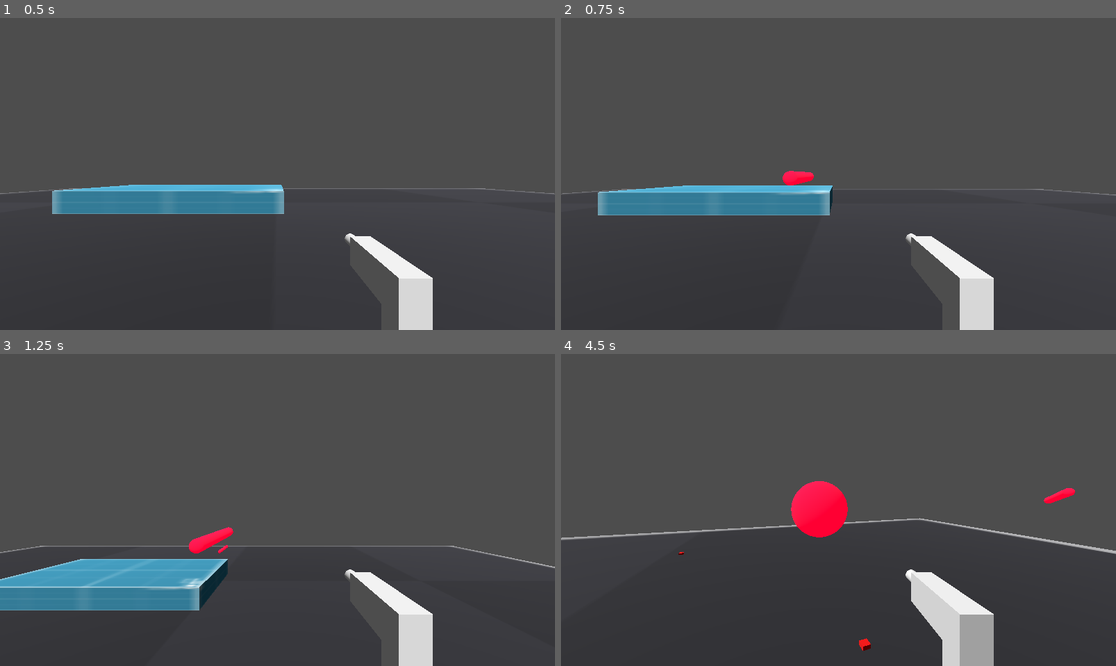
Above: before the commit, frames 1-4 (two rows, left to right).
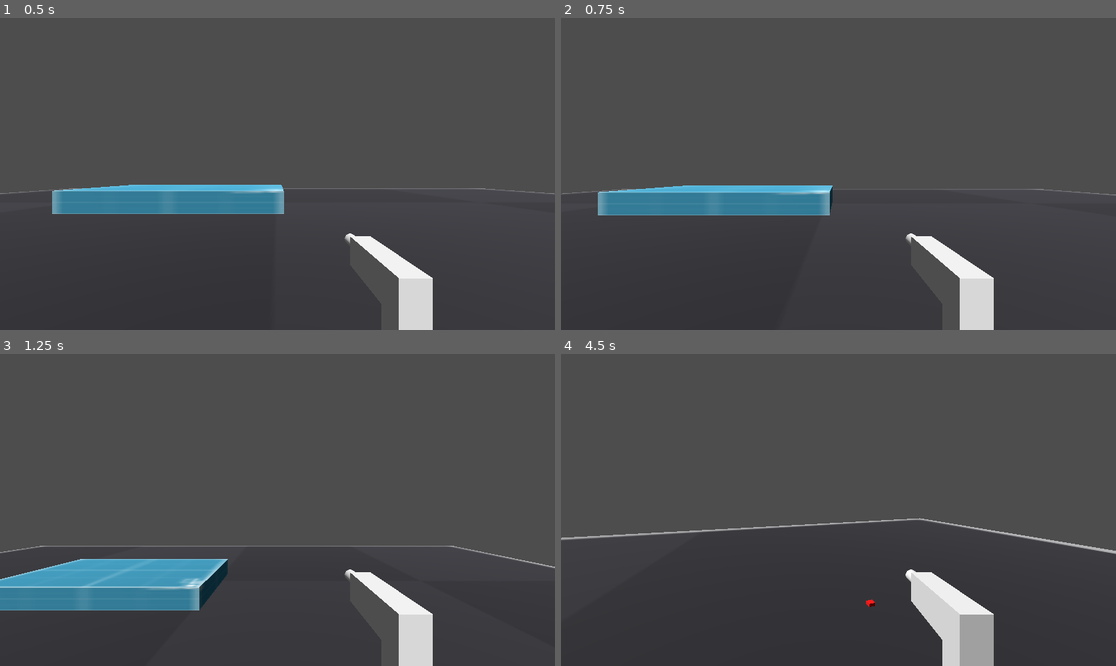
Above: after the commit, the same moments.

Repository: cddatkins/FPSController
Game: Godot game, scene res://Level/level.tscn
Two runs of this game, one before a commit and one after it. Both use one fixed random seed, a clock stepped at 60 frames per second and the inputs below.
Inputs (mouse positions are in pixels of both pictures, inside the frame that each line leads up to):
- Up to frame 1 (0.5 s): no input
- Up to frame 2 (0.75 s): tap Enter at 0.5 s; move the mouse to (960, 158) at 0.52 s; press the mouse at (960, 158) at 0.53 s; hold D (right) from 0.53 s (still down)
- Up to frame 3 (1.25 s): keep holding D (right); tap Space (jump) at 0.77 s
- Up to frame 4 (4.5 s): move the mouse to (810, 510) at 1.27 s; release D (right) at 1.28 s; release the mouse at (810, 510) at 1.28 s; hold W (up) from 1.28 s (still down); tap Ctrl (crouch) at 1.35 s; tap Space (jump) at 1.52, 3.02, 3.77 s; click (810, 510) at 1.55 s; move the mouse to (849, 503) at 2.02 s; press the mouse at (849, 503) at 2.03 s; move the mouse to (832, 516) at 2.77 s; release the mouse at (832, 516) at 2.78 s; tap ` (no_clip) at 2.85 s; click (832, 516) at 3.05 s; move the mouse to (877, 513) at 3.52 s; hold Shift (run) 3.53-4.28 s; click (877, 513) at 3.8 s; move the mouse to (794, 506) at 4.27 s; click (794, 506) at 4.35 s

Frame 1 is identical in both runs. In frame 2, 0.2% of the frame differs, in the area x 39-46%, y 48-54%; in frame 3, 0.3%; in frame 4, 1.7%, in the area x 21-93%, y 40-96%.

Commit message:
Changed firerate logic, added accuracy spread to weapons, created a simple muzzle flash particle

Diff:
--- a/Weapon/Models/Pistol.tscn
+++ b/Weapon/Models/Pistol.tscn
@@ -1,7 +1,8 @@
-[gd_scene load_steps=7 format=3 uid="uid://b4pfvvgsnjnf4"]
+[gd_scene load_steps=8 format=3 uid="uid://b4pfvvgsnjnf4"]
 
 [ext_resource type="Script" uid="uid://kj3qaevx635b" path="res://Weapon/Weapon.gd" id="1_uuvg1"]
 [ext_resource type="Shader" uid="uid://dbtri2jsuixsj" path="res://Weapon/Models/WeaponClip.gdshader" id="2_nlida"]
+[ext_resource type="PackedScene" uid="uid://bbrvub66i250x" path="res://Weapon/Models/muzzleflash0.tscn" id="3_i18n8"]
 
 [sub_resource type="ShaderMaterial" id="ShaderMaterial_i18n8"]
 render_priority = 0
@@ -44,8 +45,10 @@
 bottom_radius = 0.075
 height = 0.35
 
-[node name="Pistol" type="Node3D"]
+[node name="Pistol" type="Node3D" node_paths=PackedStringArray("muzzle_location", "muzzle_flash_effect")]
 script = ExtResource("1_uuvg1")
+muzzle_location = NodePath("Muzzle")
+muzzle_flash_effect = NodePath("Muzzle/MuzzleFlash")
 
 [node name="MeshInstance3D" type="MeshInstance3D" parent="."]
 transform = Transform3D(0.25, 0, 0, 0, 0.35, 0, 0, 0, 1, 0, 0, 0)
@@ -58,3 +61,8 @@
 [node name="MeshInstance3D3" type="MeshInstance3D" parent="."]
 transform = Transform3D(1, 0, 0, 0, -4.371139e-08, -1, 0, 1, -4.371139e-08, 0, 0.031387627, -0.6719731)
 mesh = SubResource("CylinderMesh_6cox0")
+
+[node name="Muzzle" type="Node3D" parent="."]
+transform = Transform3D(1, 0, 0, 0, 1, 0, 0, 0, 1, 0, 0, -0.92352754)
+
+[node name="MuzzleFlash" parent="Muzzle" instance=ExtResource("3_i18n8")]
--- /dev/null
+++ b/Weapon/Models/muzzleflash0.tscn
@@ -0,0 +1,33 @@
+[gd_scene load_steps=5 format=3 uid="uid://bbrvub66i250x"]
+
+[ext_resource type="Texture2D" uid="uid://d3l6xf82ju7q8" path="res://Weapon/Models/smoke_02.png" id="1_1lpv2"]
+
+[sub_resource type="ParticleProcessMaterial" id="ParticleProcessMaterial_5s0wj"]
+angle_min = 1.0728835e-05
+angle_max = 360.00003
+gravity = Vector3(0, 0, 0)
+
+[sub_resource type="StandardMaterial3D" id="StandardMaterial3D_a8fs1"]
+transparency = 1
+albedo_color = Color(1, 1, 1, 0.11764706)
+albedo_texture = ExtResource("1_1lpv2")
+emission_enabled = true
+emission = Color(0.9460371, 0.7411406, 1.1551381e-06, 1)
+emission_energy_multiplier = 0.5
+billboard_mode = 3
+particles_anim_h_frames = 1
+particles_anim_v_frames = 1
+particles_anim_loop = false
+
+[sub_resource type="QuadMesh" id="QuadMesh_mjrry"]
+material = SubResource("StandardMaterial3D_a8fs1")
+size = Vector2(0.5, 0.5)
+
+[node name="MuzzleFlash" type="GPUParticles3D"]
+emitting = false
+amount = 1
+lifetime = 0.02
+one_shot = true
+local_coords = true
+process_material = SubResource("ParticleProcessMaterial_5s0wj")
+draw_pass_1 = SubResource("QuadMesh_mjrry")
--- a/Weapon/Resources/wr_Pistol.tres
+++ b/Weapon/Resources/wr_Pistol.tres
@@ -10,9 +10,8 @@
 weapon_scn = ExtResource("2_6x5cw")
 weapon_position = Vector3(0.5079983, -0.47000003, -1)
 weapon_scale = Vector3(0.5, 0.5, 0.5)
-auto_fire = true
-fire_rate_ms = 500.0
-is_hitscan = false
+firerate = 20.0
+accuracy = 67.661
 projectile = ExtResource("1_6x5cw")
 projectile_duration = 3.0
 metadata/_custom_type_script = "uid://djmg3ekm2ul56"
--- a/Weapon/Weapon.gd
+++ b/Weapon/Weapon.gd
@@ -1,14 +1,25 @@
 class_name Weapon
 extends Node
+
+@export var muzzle_location: Node3D
+@export var muzzle_flash_effect: GPUParticles3D
 
 var _manager : WeaponManager
 var _resource : WeaponResource
 var _current_ammo : int = 0
 var _reserve_ammo : int = 999
-var _last_fire_time : float = -INF
 var _trigger_down : bool = false
+var _firerate_timer : float = 0
 
 func _process(delta: float) -> void:
+	handleAutoFire()
+	handleFireRate(delta)
+
+func handleFireRate(delta: float) -> void:
+	if _firerate_timer > 0:
+		_firerate_timer = max(0, _firerate_timer - delta)
+
+func handleAutoFire() -> void:
 	if _trigger_down && _resource.auto_fire: onTriggerDown()
 
 func onEquip(manager: WeaponManager) -> void:
@@ -38,7 +49,7 @@
 	pass
 
 func canFire() -> bool:
-	var rate_available = Time.get_ticks_msec() - _last_fire_time >= _resource.fire_rate_ms
+	var rate_available = _firerate_timer == 0
 	var ammo_available = _current_ammo > 0
 	return rate_available && ammo_available
 
@@ -52,7 +63,8 @@
 		performHitscan()
 	else:
 		spawnProjectile()
-	_last_fire_time = Time.get_ticks_msec()
+	showMuzzleFlash()
+	_firerate_timer = 1.0 / _resource.firerate
 	_current_ammo -= 1
 
 func performHitscan() -> void:
@@ -61,11 +73,18 @@
 	var space_state = camera.get_world_3d().direct_space_state
 	var from = camera.global_position
 	var forward = -camera.global_basis.z
-	var to = from + forward * _resource.hitscan_range
-	var query = PhysicsRayQueryParameters3D.create(from, to, _manager.collision_layers)
-	var result = space_state.intersect_ray(query)
-	if result :
-		onHitTarget(result.collider, result.position, result.normal)
+	for i in _resource.pellet_count:
+		var direction = forward + getAccuracyOffset() * camera.global_basis
+		if _resource.pellet_count > 1:
+			var spread_angle = _resource.pellet_spread_angle
+			var spread_x = randf_range(-spread_angle, spread_angle)
+			var spread_y = randf_range(-spread_angle, spread_angle)
+			direction += Vector3(spread_x, spread_y, 0) * camera.global_basis
+		var to = from + direction * _resource.hitscan_range
+		var query = PhysicsRayQueryParameters3D.create(from, to, _manager.collision_layers)
+		var result = space_state.intersect_ray(query)
+		if result :
+			onHitTarget(result.collider, result.position, result.normal)
 
 func spawnProjectile() -> void:
 	if !_resource.projectile: return
@@ -75,7 +94,8 @@
 	get_tree().current_scene.add_child(projectile)
 	projectile.global_position = camera.global_position
 	var forward = -camera.global_transform.basis.z
-	var velocity = forward * _resource.projectile_speed
+	var direction = forward + getAccuracyOffset() * camera.global_basis
+	var velocity = direction * _resource.projectile_speed
 	projectile.setup(velocity, _manager.collision_layers, _resource.projectile_duration)
 	projectile.on_hit_action = onHitTarget
 
@@ -108,3 +128,13 @@
 	get_tree().current_scene.add_child(marker)
 	marker.global_position = position
 	get_tree().create_timer(2.0).timeout.connect(marker.queue_free)
+
+func getAccuracyOffset() -> Vector3:
+	var accuracy_spread = (100 - _resource.accuracy) / 1000.0
+	var accuracy_x = randf_range(-accuracy_spread, accuracy_spread)
+	var accuracy_y = randf_range(-accuracy_spread, accuracy_spread)
+	return Vector3(accuracy_x, accuracy_y, 0)
+
+func showMuzzleFlash() -> void :
+	if muzzle_flash_effect :
+		muzzle_flash_effect.emitting = true
--- a/Weapon/WeaponResource.gd
+++ b/Weapon/WeaponResource.gd
@@ -9,14 +9,17 @@
 @export_category("Weapon Logic")
 @export var damage : int = 1
 @export var auto_fire : bool = false
-@export var fire_rate_ms : float = 0.2
+@export var firerate : float = 2
 @export var clip_size : int =  8
 @export var max_reserve_ammo : int = 999
+@export_range(0, 100) var accuracy : float = 100
 @export var is_hitscan : bool = true
 @export var hitscan_range : float = 30.0
 @export var projectile : PackedScene
 @export var projectile_speed : float = 20.0
 @export var projectile_duration: float = -1
+@export var pellet_count : int = 1
+@export var pellet_spread_angle : float = 0
 
 @export_category("Weapon Audio")
 @export var shoot_sound : AudioStream
Binary file added: Weapon/Models/smoke_02.png
Not shown, added: Weapon/Models/smoke_02.png.import
